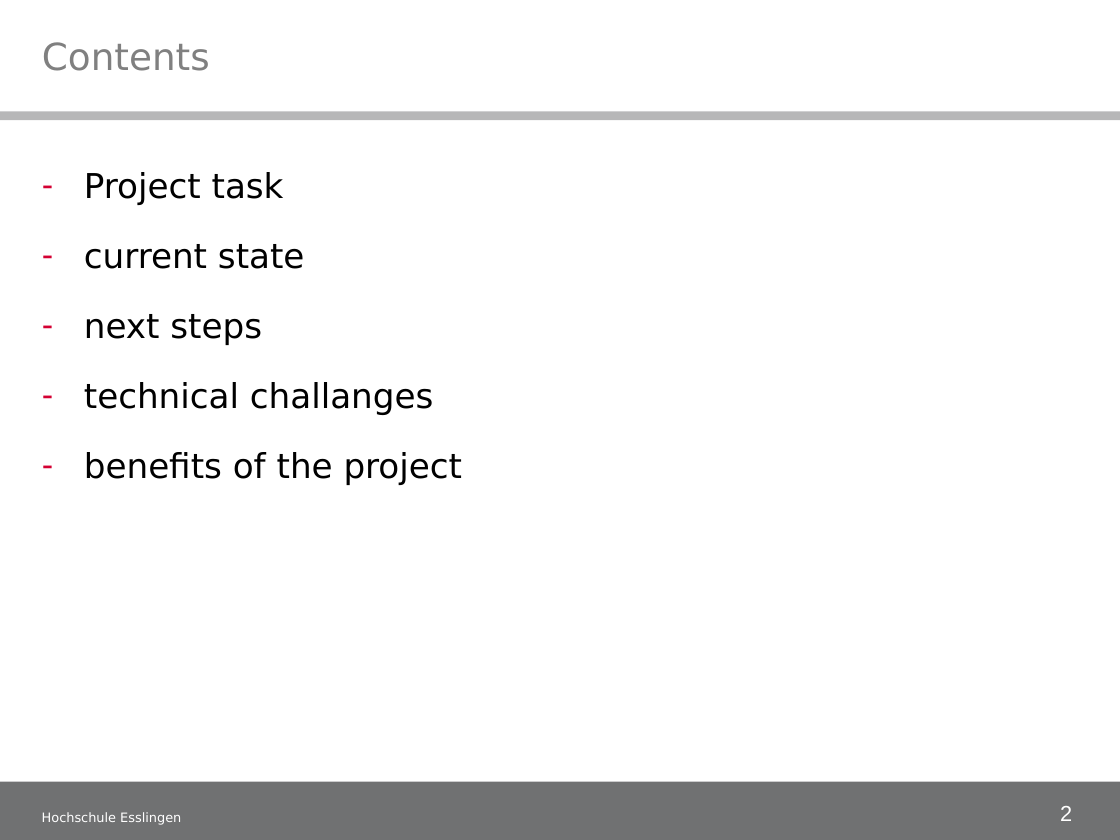
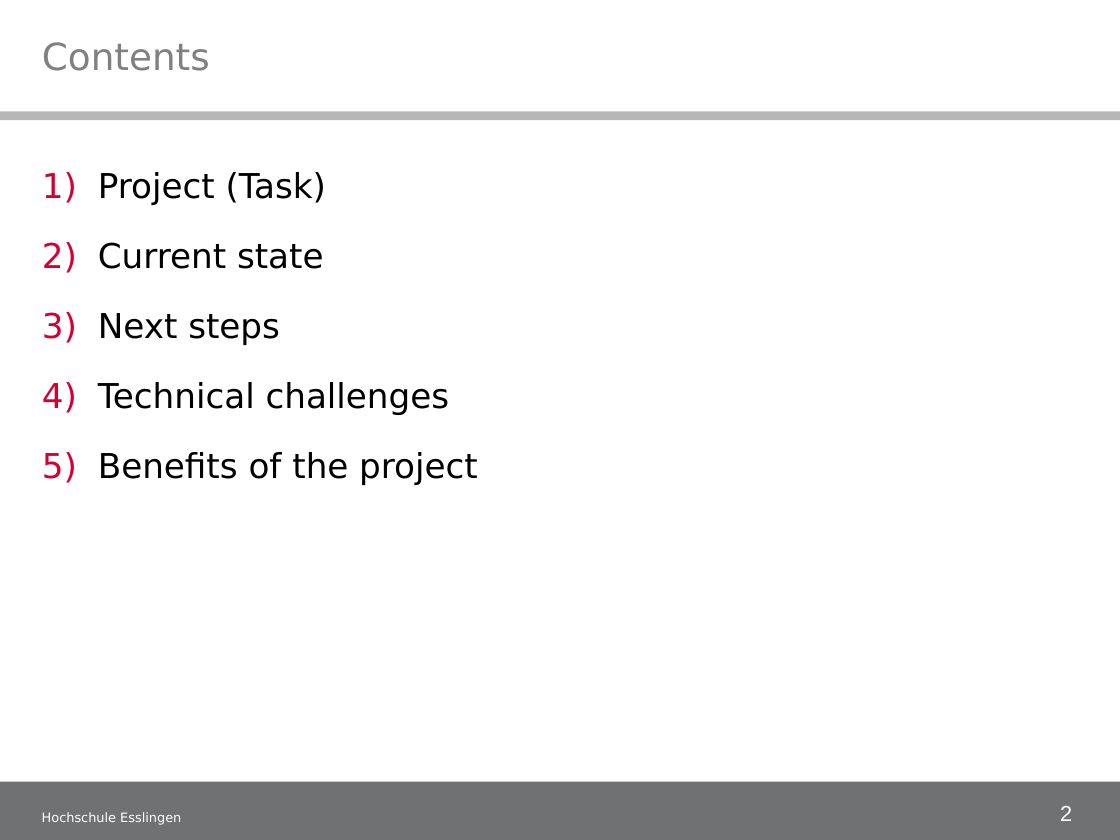
Before and after one commit to illogicdev/magneto, a slide deck: slide 2 of doku/50_Midtermpresentation/Midterm presentation_1.ppt. Drawn at 1120x840 pixels with LibreOffice and Linux fonts; fonts in the diff are those of the drawing; background and template pictures are left out. Boxes give left, top, right and bottom in pixels: in the first picture for what was removed or moved away, otherwise in the second. Text is boxed around its words. In the diff, an @@ line names an element or a change of style, - is before the commit and + after.

Commit message:
Midterm presentation_1.ppt some little changes are made (correcting of typos etc.)

```diff
--- a/doku/50_Midtermpresentation/Midterm presentation_1.ppt
+++ b/doku/50_Midtermpresentation/Midterm presentation_1.ppt
@@ text at <box>98,172,478,485</box>: text changed @@
-– Project task
-– current state
-– next steps
-– technical challanges
-– benefits of the project
+1) Project (Task)
+2) Current state
+3) Next steps
+4) Technical challenges
+5) Benefits of the project
```
Also in this commit, not shown: 6 other slides changed.
